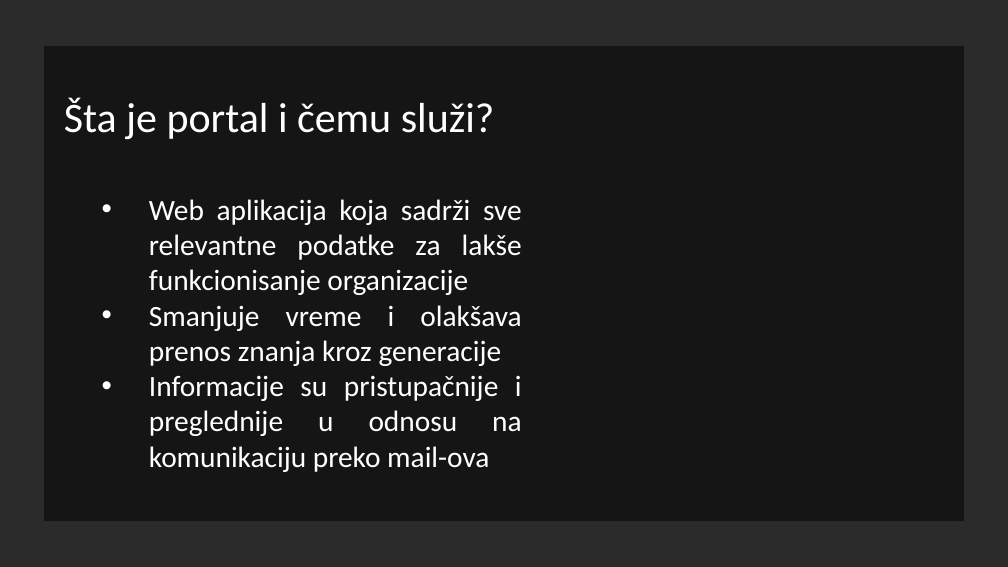
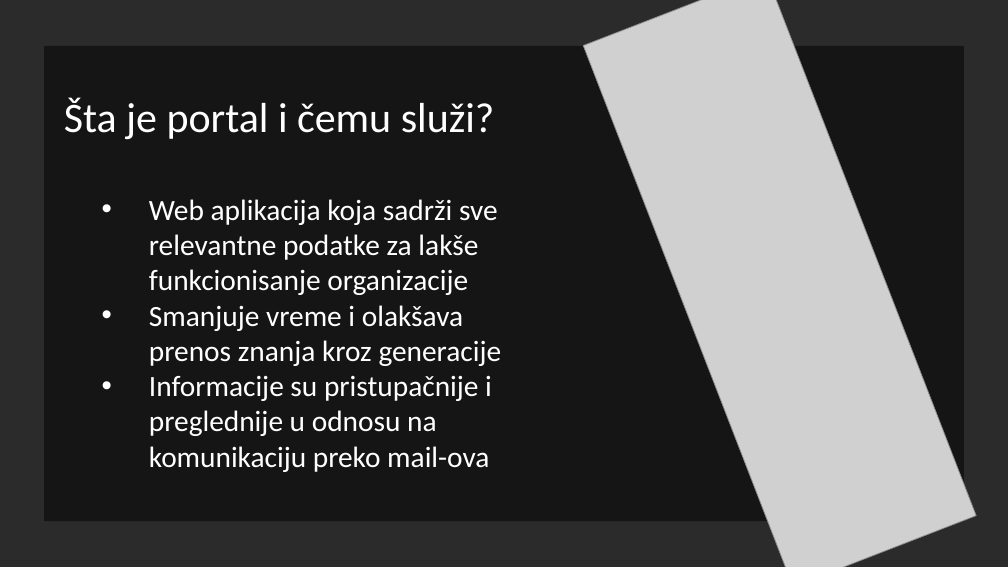
Before and after one commit to Maki94/portal, a slide deck: slide 2 of Dokumentacija/Tim za SWE - Portal studentske organizacije.pptx. Drawn at 1008x567 pixels with LibreOffice and Linux fonts; fonts in the diff are those of the drawing; grey boxes stand for pictures; background and template pictures are left out; a plain dark background stands for a picture behind light text. Boxes give left, top, right and bottom in pixels: in the first picture for what was removed or moved away, otherwise in the second. Text is boxed around its words. In the diff, an @@ line names an element or a change of style, - is before the commit and + after.

```diff
--- a/Dokumentacija/Tim za SWE - Portal studentske organizacije.pptx
+++ b/Dokumentacija/Tim za SWE - Portal studentske organizacije.pptx
@@ picture added at [583,0,976,567] @@
@@ text "Šta je portal i čemu ..." at [64,97,502,472]: alignment justified to left @@
```
Also in this commit, not shown: 6 other slides changed, 2 slides added, 1 slide removed, 5 other files.
